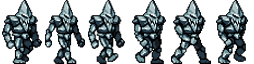
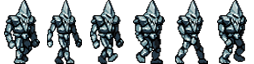
Layered file, before and after one edit (254x64). Changes by layer:
painted on "Layer 1" over [216, 0, 248, 64]
painted on "Layer 2" over [171, 0, 211, 64]
painted on "Layer 3" over [132, 0, 166, 64]
painted on "Layer 4" over [88, 0, 125, 64]
painted on "Layer 5" over [45, 0, 85, 64]
painted on "Layer 6" over [2, 0, 42, 64]
